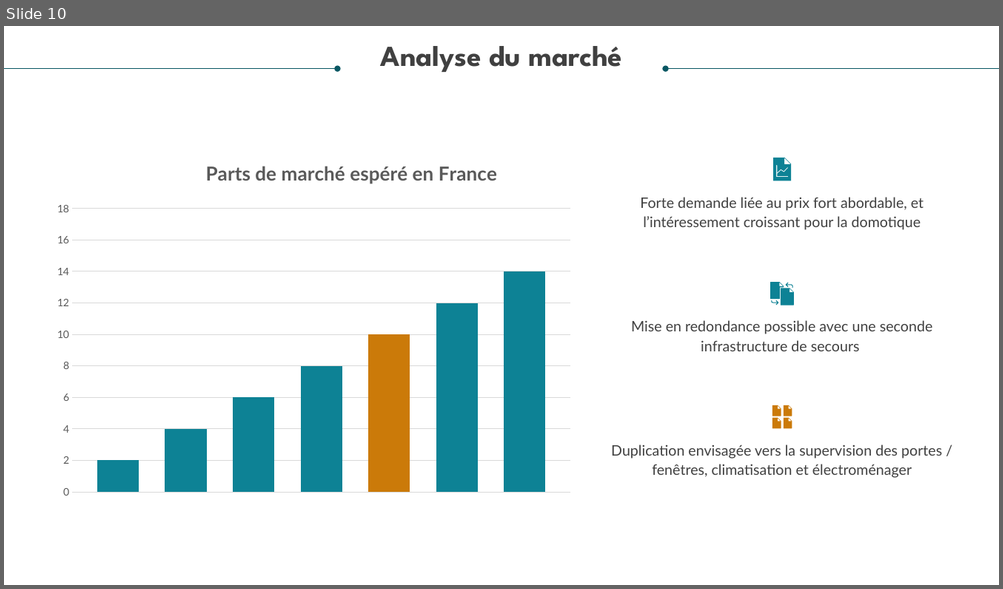
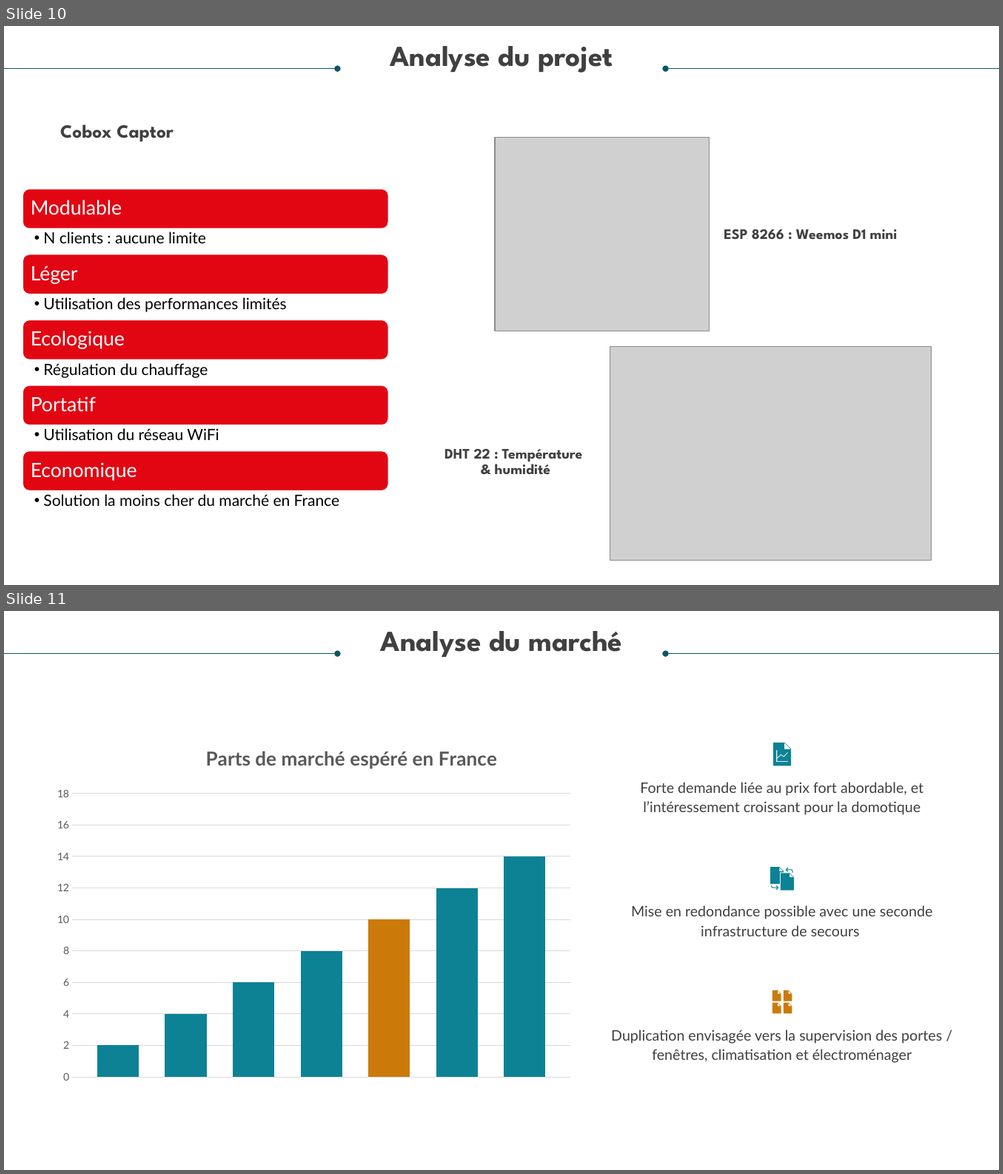
Before and after one commit to hackersoft13/Cobox, a slide deck: Doc/Cobox.pptx. Shown one above the other, each under a label of ours: slide 10 before the commit, slides 10 and 11 after it. The pictures are 1003x589 and 1003x1174 pixels, drawn with LibreOffice and Linux fonts; fonts in the diff are those of the drawing; grey boxes stand for pictures. Boxes give left, top, right and bottom in pixels: in the first picture for what was removed or moved away, otherwise in the second. Text is boxed around its words. In the diff, an @@ line names an element or a change of style, - is before the commit and + after.

```diff
--- a/Doc/Cobox.pptx
+++ b/Doc/Cobox.pptx
@@ slide 10 added at bbox=[4, 26, 999, 585], background #FFFFFF @@
@@ text added at bbox=[390, 46, 613, 73], 28 pt, text #404040, bold @@
+Analyse du projet
@@ arrow added from (4, 68) to (338, 68), #085764 0.5 pt @@
@@ arrow added from (999, 68) to (665, 68), #085764 0.5 pt @@
@@ text added at bbox=[60, 124, 173, 142], 18 pt, text #404040, bold @@
+Cobox Captor
@@ picture added at bbox=[495, 138, 710, 332] @@
@@ text added at bbox=[723, 230, 897, 240], 14 pt, text #404040, bold @@
+ESP 8266 : Weemos D1 mini
@@ picture added at bbox=[610, 347, 931, 560] @@
@@ text added at bbox=[444, 449, 583, 475], 14 pt, text #404040, bold @@
+DHT 22 : Température
+& humidité
@@ group added at bbox=[22, 189, 388, 506]: 10 texts, 5 rounded rectangles @@
+Modulable
+  •• N clients : aucune limite
+Léger
+  •• Utilisation des performances limités
+Ecologique
+  •• Régulation du chauffage
+Portatif
+  •• Utilisation du réseau WiFi
+Economique
+  •• Solution la moins cher du marché en France
@@ what was slide 10 is now slide 11 @@
```
Also in this commit, not shown: 6 slides changed.
